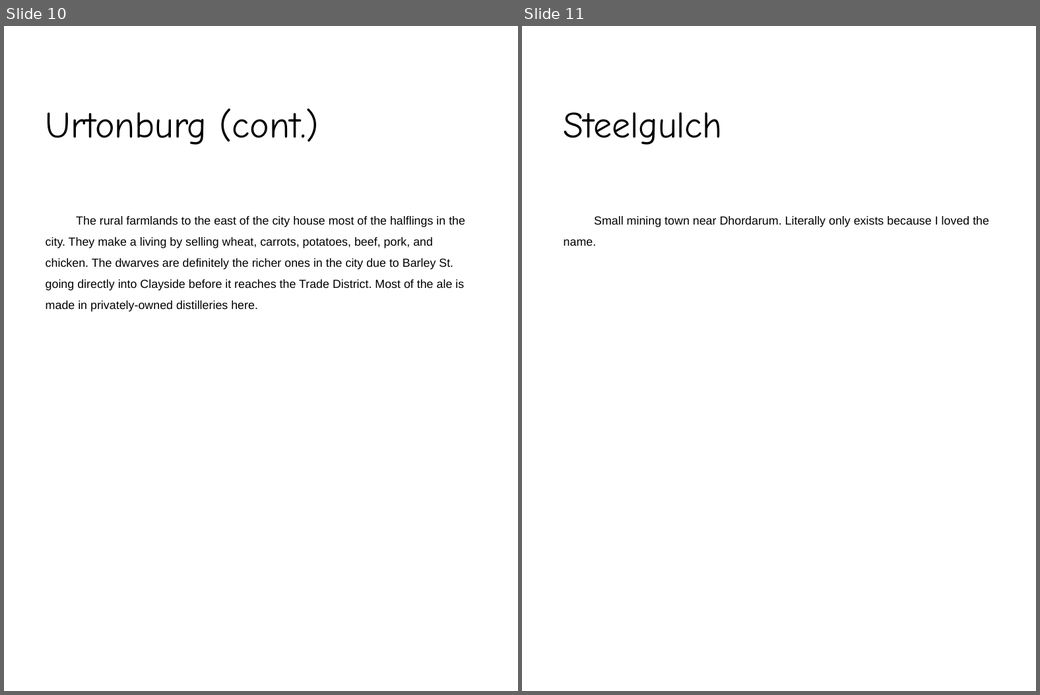
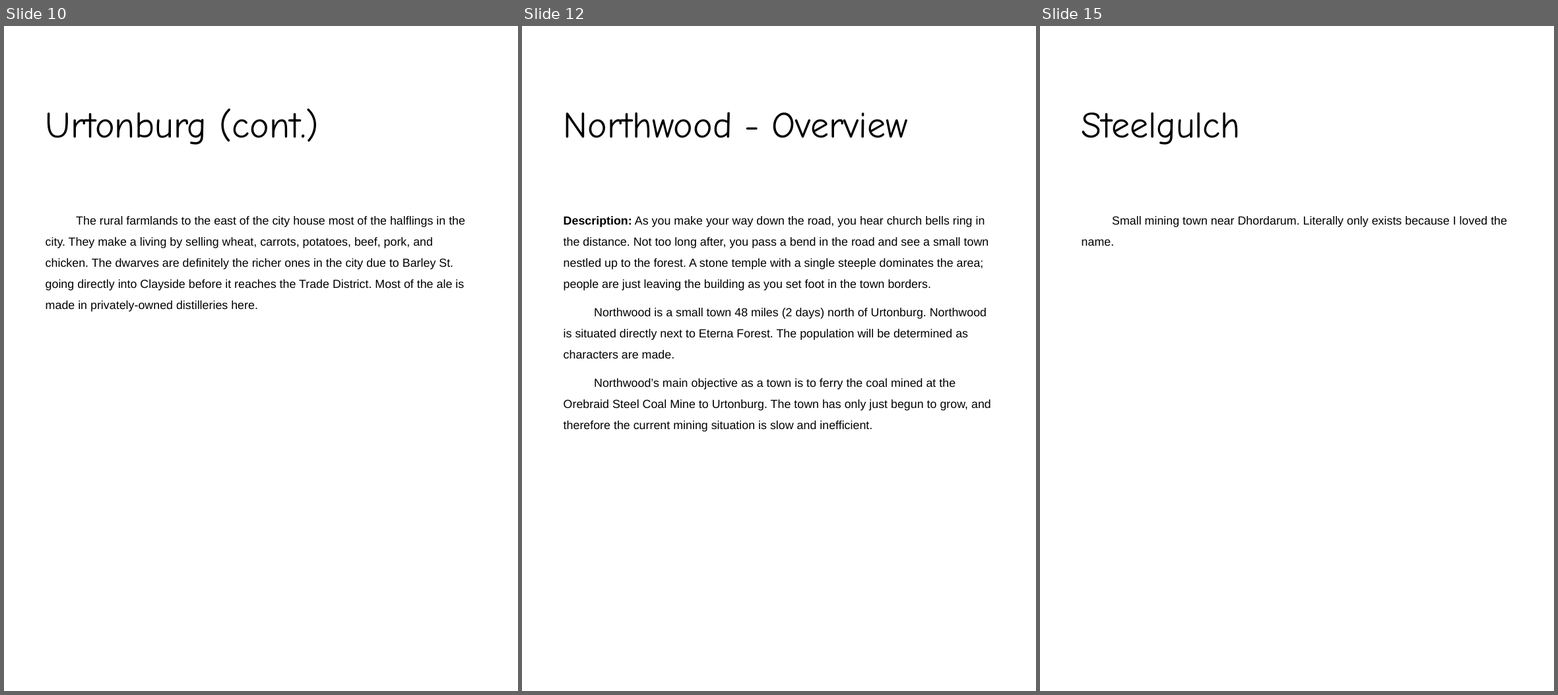
Before and after one commit to polic72/DnD-Stuff, a slide deck: My Multiverse/The Jaws of Time.pptx. Shown side by side, each under a label of ours: slides 10 and 11 before the commit, slides 10, 12 and 15 after it; the slides between them are not shown. The pictures are 1040x695 and 1558x695 pixels, drawn with LibreOffice and Linux fonts; fonts in the diff are those of the drawing; background and template pictures are left out. Boxes give left, top, right and bottom in pixels: in the first picture for what was removed or moved away, otherwise in the second. Text is boxed around its words. In the diff, an @@ line names an element or a change of style, - is before the commit and + after.

Commit message:
Started Northwood and Temple of Gond.

```diff
--- a/My Multiverse/The Jaws of Time.pptx
+++ b/My Multiverse/The Jaws of Time.pptx
@@ slide 12 added at (x1=522, y1=26, x2=1036, y2=691), background picture (left out) @@
@@ title added at (x1=564, y1=112, x2=908, y2=138), 44 pt, text #000000 @@
+Northwood - Overview
@@ text added at (x1=564, y1=216, x2=991, y2=432), 14 pt, text #000000 @@
+Description: As you make your way down the road, you hear church bells ring in the distance. Not too long after, you pass a bend in the road and see a small town nestled up to the forest. A stone temple with a single steeple dominates the area; people are just leaving the building as you set foot in the town borders.
+Northwood is a small town 48 miles (2 days) north of Urtonburg. Northwood is situated directly next to Eterna Forest. The population will be determined as characters are made.
+Northwood’s main objective as a town is to ferry the coal mined at the Orebraid Steel Coal Mine to Urtonburg. The town has only just begun to grow, and therefore the current mining situation is slow and inefficient.
@@ what was slide 11 is now slide 15 @@
```
Also in this commit, not shown: 3 other slides added, 3 other files.
